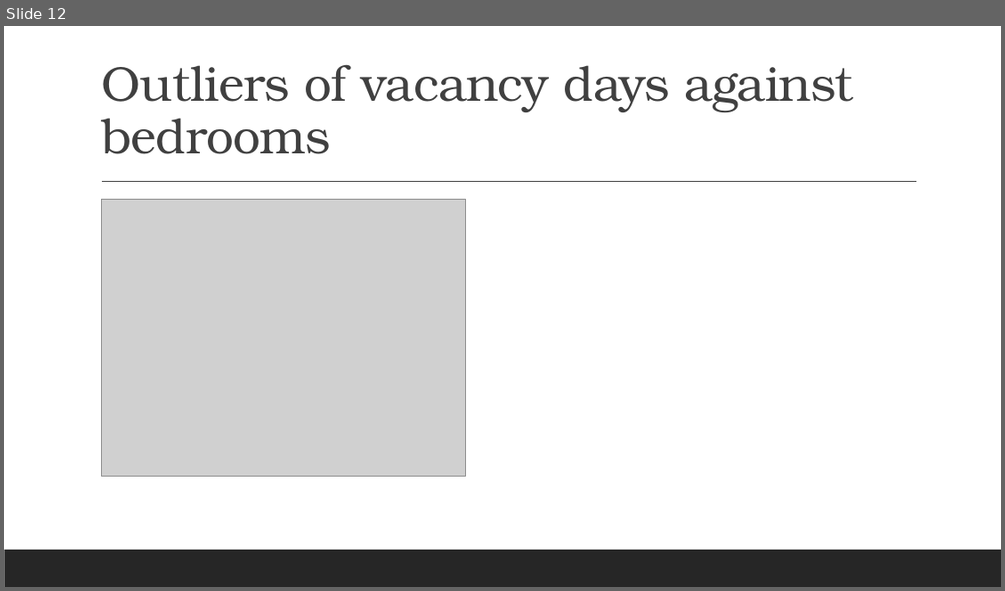
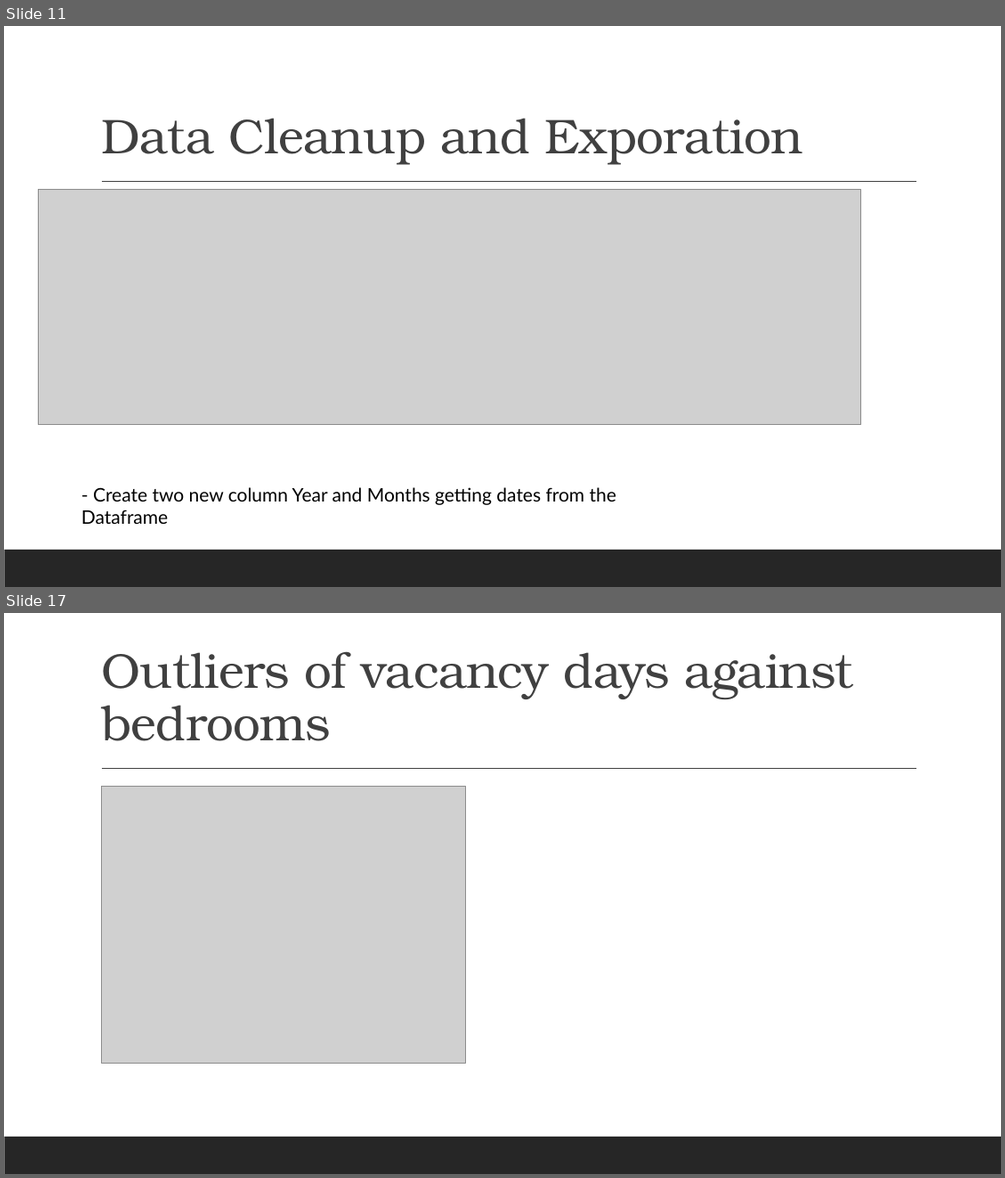
Before and after one commit to Anguyensfg/project-1, a slide deck: QLD Housing Vacancy.pptx. Shown one above the other, each under a label of ours: slide 12 before the commit, slides 11 and 17 after it; the slides between them are not shown. The pictures are 1005x591 and 1005x1178 pixels, drawn with LibreOffice and Linux fonts; fonts in the diff are those of the drawing; grey boxes stand for pictures. Boxes give left, top, right and bottom in pixels: in the first picture for what was removed or moved away, otherwise in the second. Text is boxed around its words. In the diff, an @@ line names an element or a change of style, - is before the commit and + after.

```diff
--- a/QLD Housing Vacancy.pptx
+++ b/QLD Housing Vacancy.pptx
@@ slide 11 added at <box>4,26,1001,587</box>, background #FFFFFF; not listed: 2 template elements that a slide beside it also shows @@
@@ title added at <box>101,118,803,165</box>, 47 pt, text #404040 @@
+Data Cleanup and Exporation
@@ picture added at <box>38,189,860,424</box> @@
@@ text added at <box>93,487,616,505</box>, 18 pt, text #000000 @@
+- Create two new column Year and Months getting dates from the Dataframe
@@ what was slide 12 is now slide 17 @@
```
Also in this commit, not shown: 8 slides changed, 8 other slides added, 1 slide removed, 1 other file.
